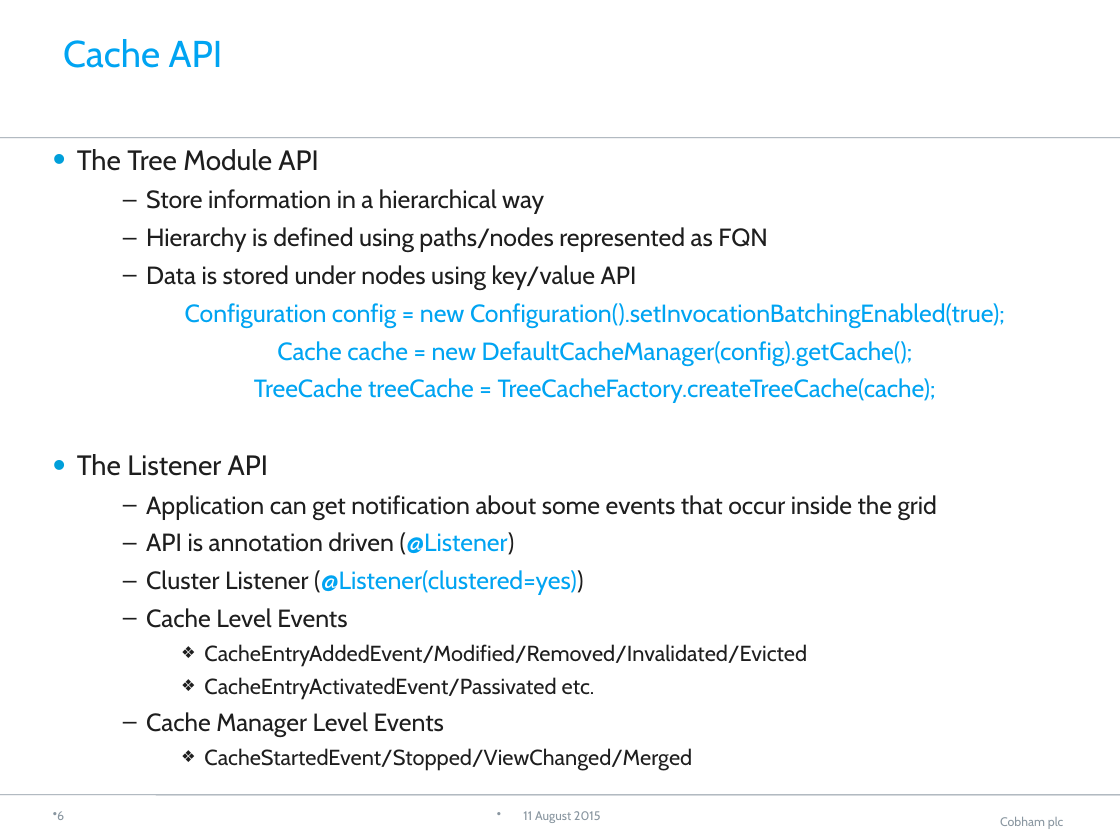
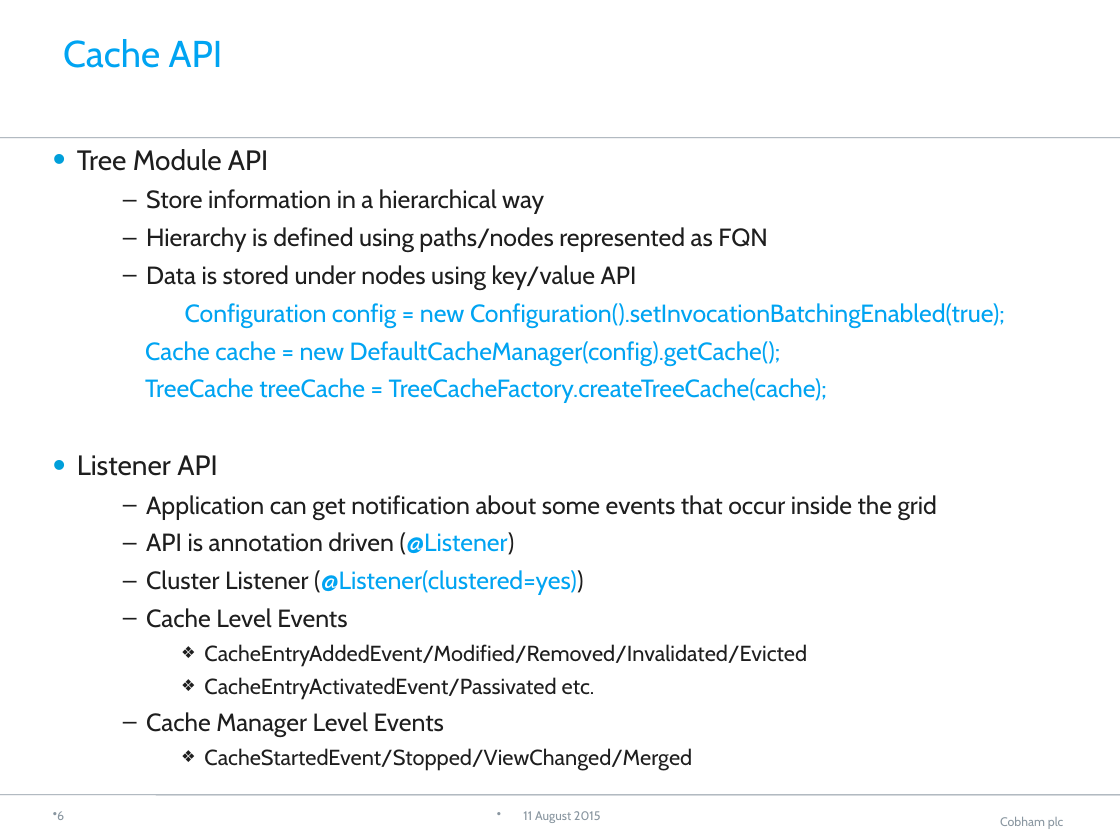
Before and after one commit to neha-bansal/Demos, a slide deck: slide 7 of infinispan-embedded-tutorial/Infinispan.pptx. Drawn at 1120x840 pixels with LibreOffice and Linux fonts; fonts in the diff are those of the drawing; background and template pictures are left out. Boxes give left, top, right and bottom in pixels: in the first picture for what was removed or moved away, otherwise in the second. Text is boxed around its words. In the diff, an @@ line names an element or a change of style, - is before the commit and + after.

```diff
--- a/infinispan-embedded-tutorial/Infinispan.pptx
+++ b/infinispan-embedded-tutorial/Infinispan.pptx
@@ text at bbox=[77, 149, 268, 171]: text changed @@
-• The Tree Module API
+• Tree Module API
@@ text at bbox=[145, 341, 827, 403]: alignment centre to left @@
@@ text at bbox=[77, 455, 217, 476]: text changed @@
-• The Listener API
+• Listener API
```
Also in this commit, not shown: 1 other slide changed, 1 slide added, 2 other files.
